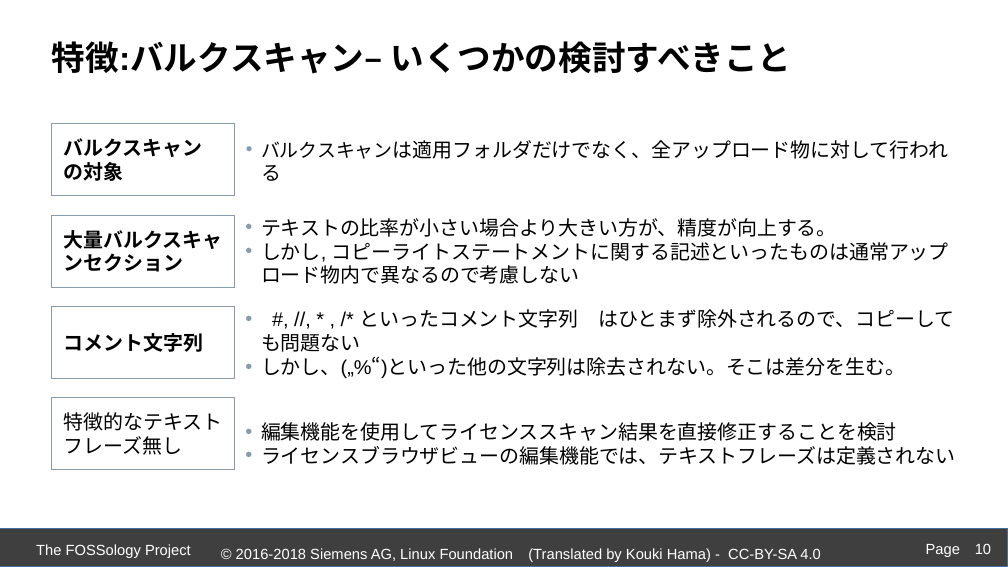
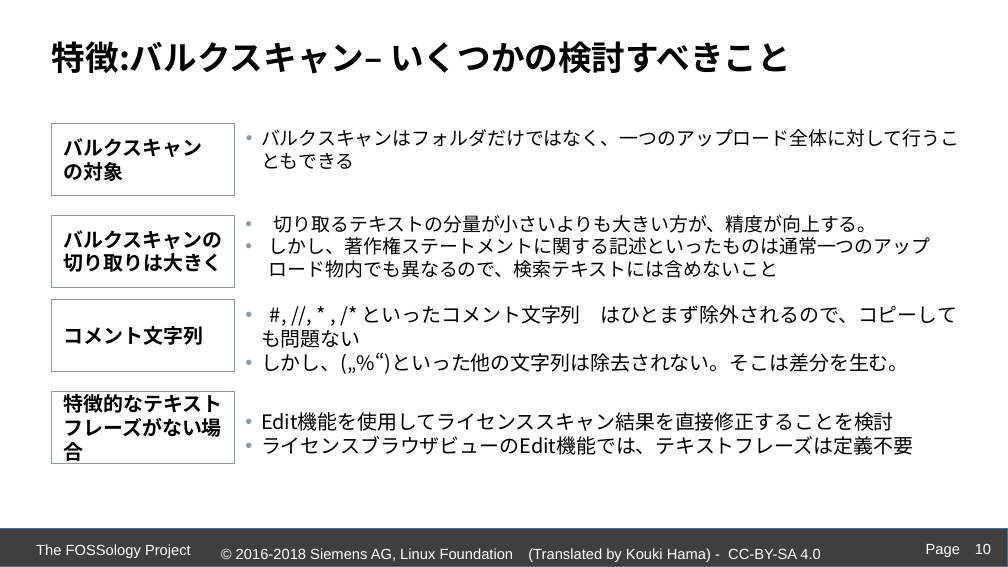
Before and after one commit to fossology/FOSSologySlides, a slide deck: slide 10 of Module-D-JPN-Acceleration-Features.pptx. Drawn at 1008x567 pixels with LibreOffice and Linux fonts; fonts in the diff are those of the drawing; background and template pictures are left out. Boxes give left, top, right and bottom in pixels: in the first picture for what was removed or moved away, otherwise in the second. Text is boxed around its words. In the diff, an @@ line names an element or a change of style, - is before the commit and + after.

```diff
--- a/Module-D-JPN-Acceleration-Features.pptx
+++ b/Module-D-JPN-Acceleration-Features.pptx
@@ text at box(261, 129, 959, 169): text changed; size 19 to 18 pt; font Arial to Noto Sans CJK JP @@
-  • バルクスキャンは適用フォルダだけでなく、全アップロード物に対して行われる
+  • バルクスキャンはフォルダだけではなく、一つのアップロード全体に対して行うこともできる
@@ text in rectangle at box(64, 230, 223, 272): text changed; font Arial to Noto Sans CJK JP @@
-大量バルクスキャンセクション
+バルクスキャンの切り取りは大きく
@@ text at box(269, 215, 930, 278): text changed; size 19 to 18 pt; font Arial to Noto Sans CJK JP @@
-  • テキストの比率が小さい場合より大きい方が、精度が向上する。
-  • しかし, コピーライトステートメントに関する記述といったものは通常アップロード物内で異なるので考慮しない
+  • 切り取るテキストの分量が小さいよりも大きい方が、精度が向上する。
+  • しかし、著作権ステートメントに関する記述といったものは通常一つのアップロード物内でも異なるので、検索テキストには含めないこと
@@ font Arial to Noto Sans CJK JP in 3 elements at box(52, 41, 791, 74), box(261, 305, 957, 374), box(52, 299, 234, 371) @@
@@ rectangle "コメント文字列": place and size @@
-rectangle "コメント文字列" at box(52, 306, 234, 378)
+rectangle "コメント文字列" at box(52, 299, 234, 371)
@@ rectangle "特徴的なテキストフレーズがない場合": place and size @@
-rectangle "特徴的なテキストフレーズがない場合" at box(52, 398, 234, 470)
+rectangle "特徴的なテキストフレーズがない場合" at box(52, 392, 234, 464)
@@ text in rectangle at box(64, 391, 223, 464): text changed; font Arial to Noto Sans CJK JP; bold on @@
-特徴的なテキストフレーズ無し
+特徴的なテキストフレーズがない場合
@@ text at box(261, 412, 913, 455): text changed; font Arial to Noto Sans CJK JP @@
-  • 編集機能を使用してライセンススキャン結果を直接修正することを検討
-  • ライセンスブラウザビューの編集機能では、テキストフレーズは定義されない
+  • Edit機能を使用してライセンススキャン結果を直接修正することを検討
+  • ライセンスブラウザビューのEdit機能では、テキストフレーズは定義不要
```
Also in this commit, not shown: 15 other slides changed.
